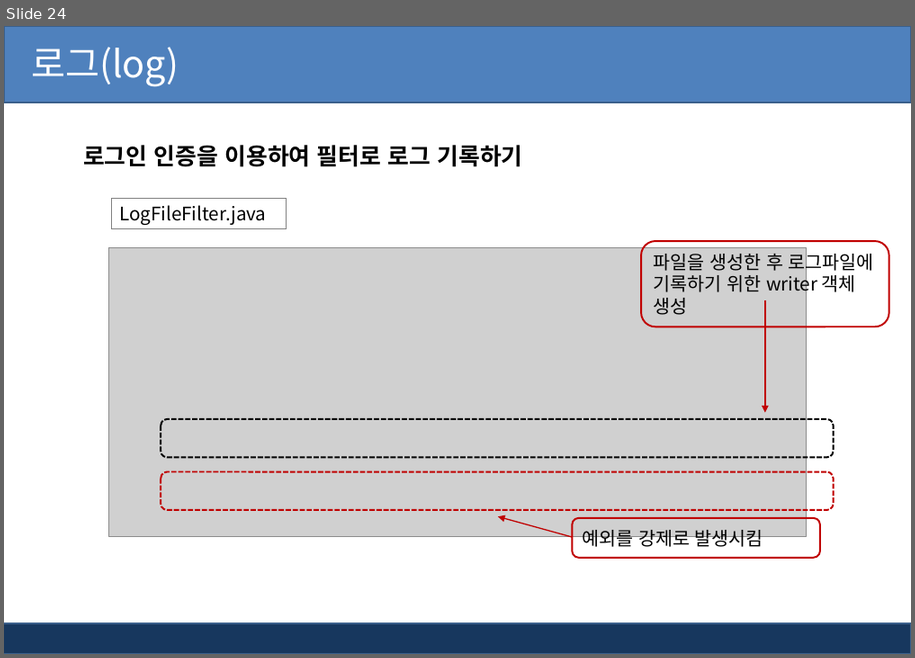
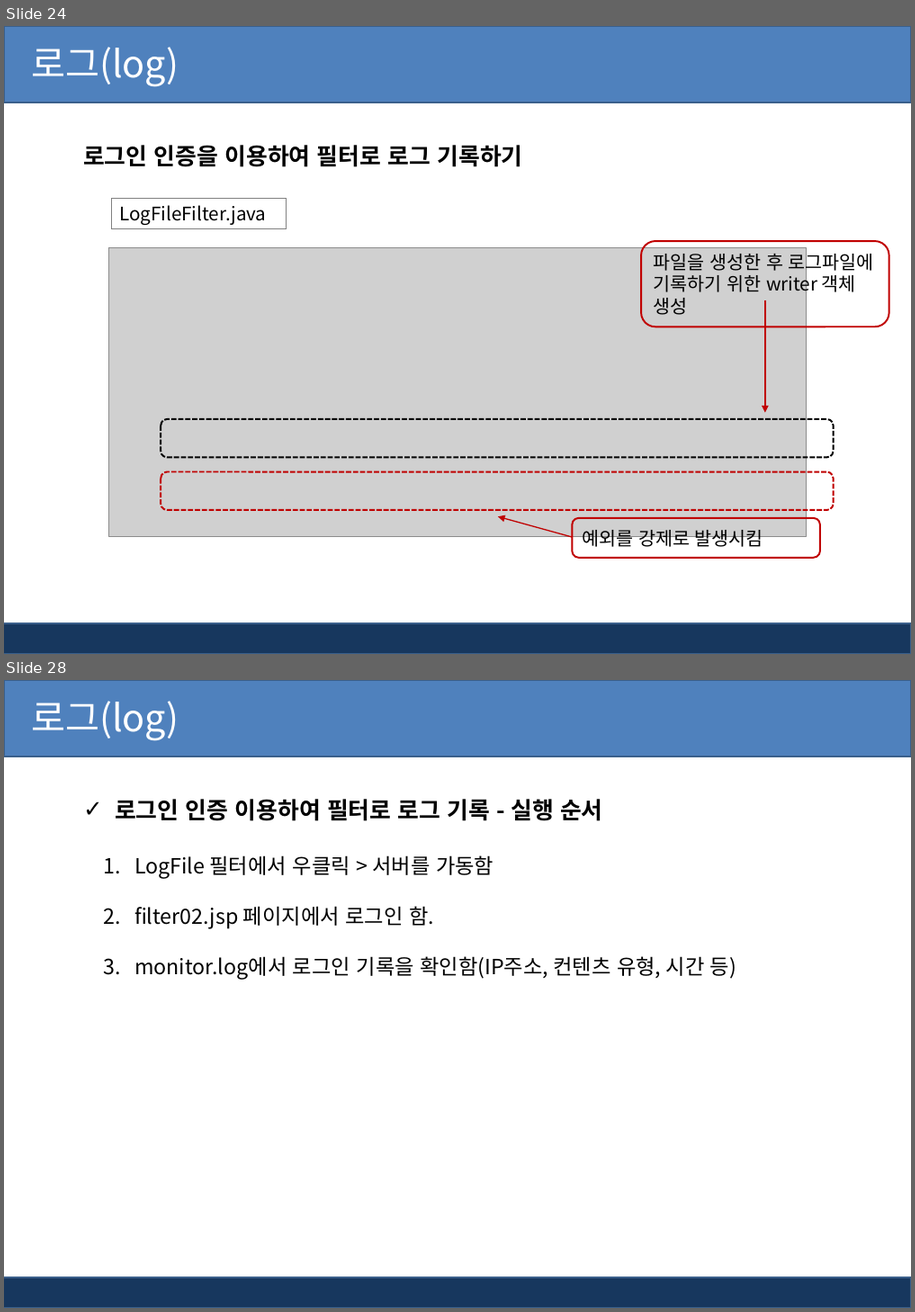
Before and after one commit to kiyongee2/green_project_web, a slide deck: jsp_ppt/12장. 필터(Filter)-로그 기록.pptx. Shown one above the other, each under a label of ours: slide 24 before the commit, slides 24 and 28 after it; the slides between them are not shown. The pictures are 915x658 and 915x1312 pixels, drawn with LibreOffice and Linux fonts; fonts in the diff are those of the drawing; grey boxes stand for pictures; background and template pictures are left out. Boxes give left, top, right and bottom in pixels: in the first picture for what was removed or moved away, otherwise in the second. Text is boxed around its words. In the diff, an @@ line names an element or a change of style, - is before the commit and + after.

```diff
--- a/jsp_ppt/12장. 필터(Filter)-로그 기록.pptx
+++ b/jsp_ppt/12장. 필터(Filter)-로그 기록.pptx
@@ slide 28 added at (x1=4, y1=680, x2=911, y2=1308), background #FFFFFF; not listed: 2 template elements that a slide beside it also shows @@
@@ text added at (x1=31, y1=701, x2=179, y2=740), 32 pt, text #FFFFFF @@
+로그(log)
@@ text added at (x1=115, y1=799, x2=603, y2=821), 20 pt, text #000000, bold @@
+✓ 로그인 인증 이용하여 필터로 로그 기록 - 실행 순서
@@ text added at (x1=134, y1=856, x2=737, y2=980), 18 pt, text #000000 @@
+1. LogFile 필터에서 우클릭 > 서버를 가동함
+2. filter02.jsp 페이지에서 로그인 함.
+3. monitor.log에서 로그인 기록을 확인함(IP주소, 컨텐츠 유형, 시간 등)
```
Also in this commit, not shown: 2 slides changed, 1 other slide added, 46 other files.
